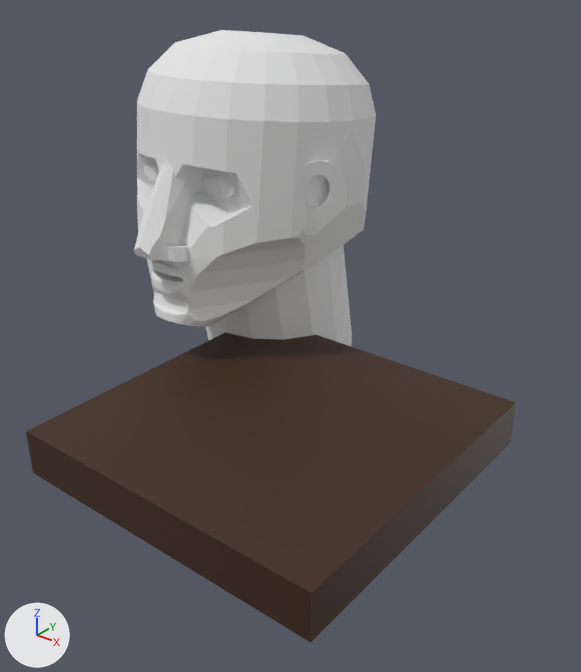
The Blender file objsrc/face.blend as it was, and as the next commit left it.
Both versions are drawn from a 50 mm camera at (226.0, -293.0, 110.0) aimed at (55.0, -79.0, -22.0). The axes (+X, +Y, +Z) are drawn at lower left. The lights are the same throughout.

In view in the first picture: 'floor near door', 'head'.
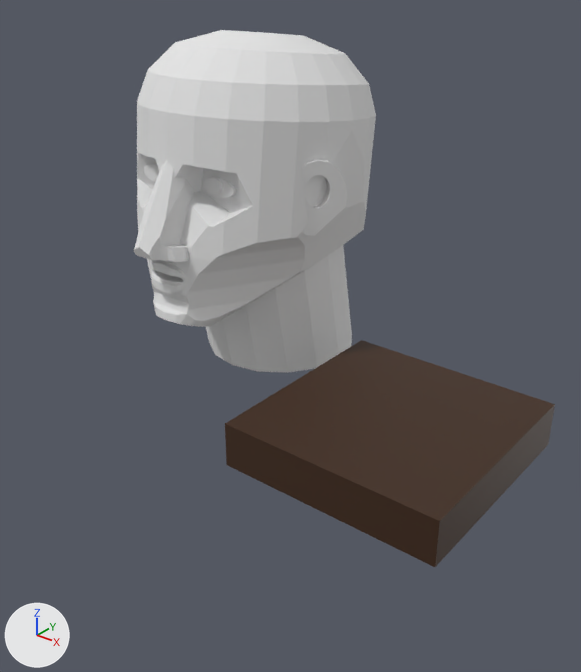
What the commit changed:
Mesh me_cube_003 is new.
It is a box spanning x -0.5..0.5, y -1.45..1.45, z -0.37..0.37.
It uses material mat_material_001 (brown #3f2613).
Object 'floor near door' (ob_floor_near_door) is now hidden.
Object 'thing.001' (ob_thing_001) is new; it shows me_cube_003.
Its location is (96.0, -69.0, -55.0).
Its scale is (88.0, 30.2, 24.0).

Boxes (x1, y1, x2, y2) around the edits, measured in the pictures (581 x 672 px):
'floor near door', hidden (brown): before (26, 332, 516, 643)
'thing.001', added (brown): after (225, 340, 555, 567)
